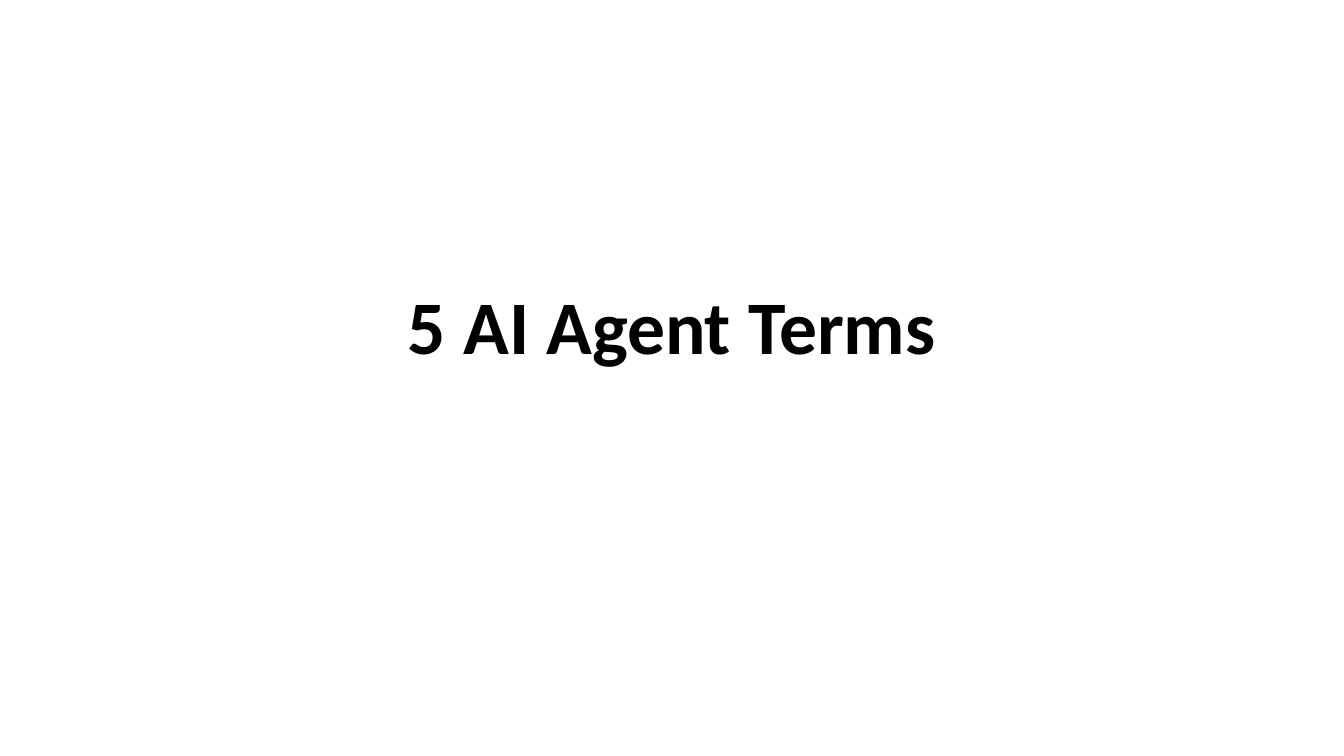
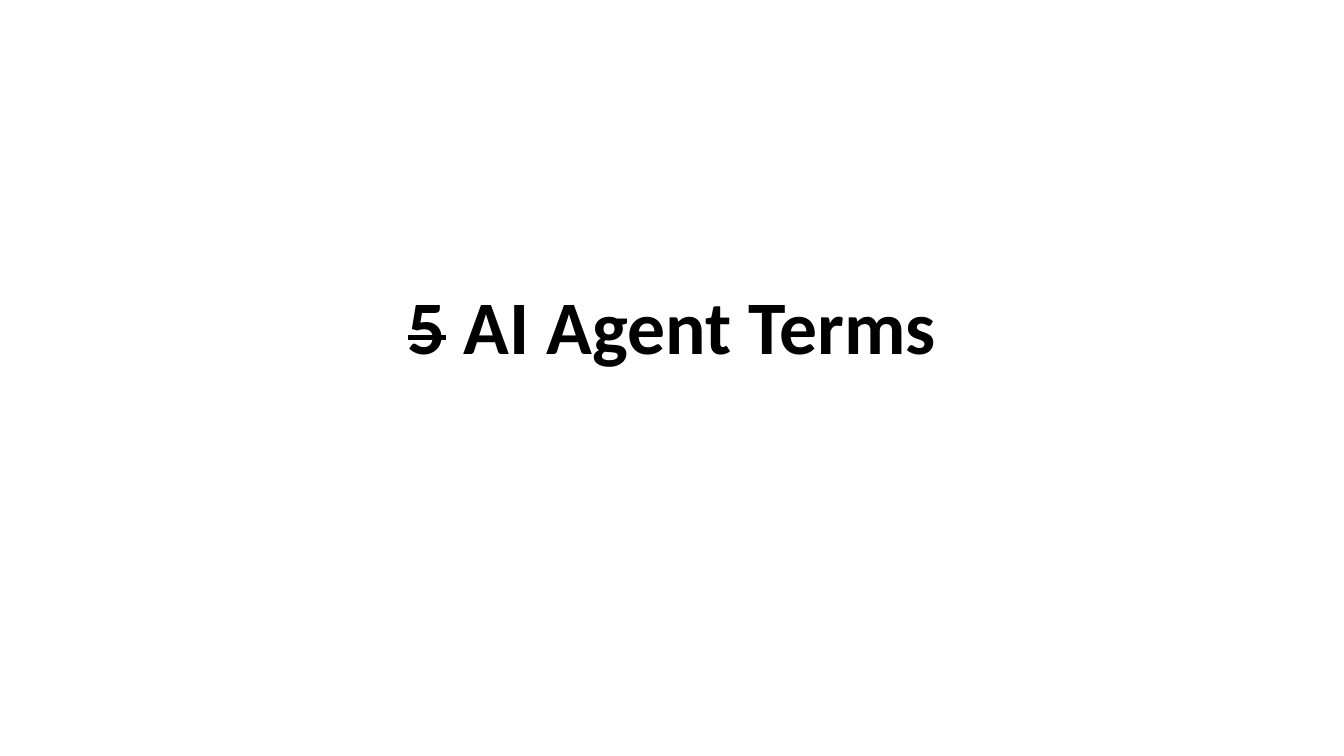
Before and after one commit to devlinduldulao/agents-and-skill-demo, a slide deck: slide 18 of ai-agent-terms-full-talk.pptx. Drawn at 1344x756 pixels with LibreOffice and Linux fonts; fonts in the diff are those of the drawing. Boxes give left, top, right and bottom in pixels: in the first picture for what was removed or moved away, otherwise in the second. Text is boxed around its words. In the diff, an @@ line names an element or a change of style, - is before the commit and + after.

```diff
--- a/ai-agent-terms-full-talk.pptx
+++ b/ai-agent-terms-full-talk.pptx
@@ text "5 AI Agent Terms" at [408,305,935,367]: strikethrough on in "5" @@
```
Also in this commit, not shown: 3 slides added.
